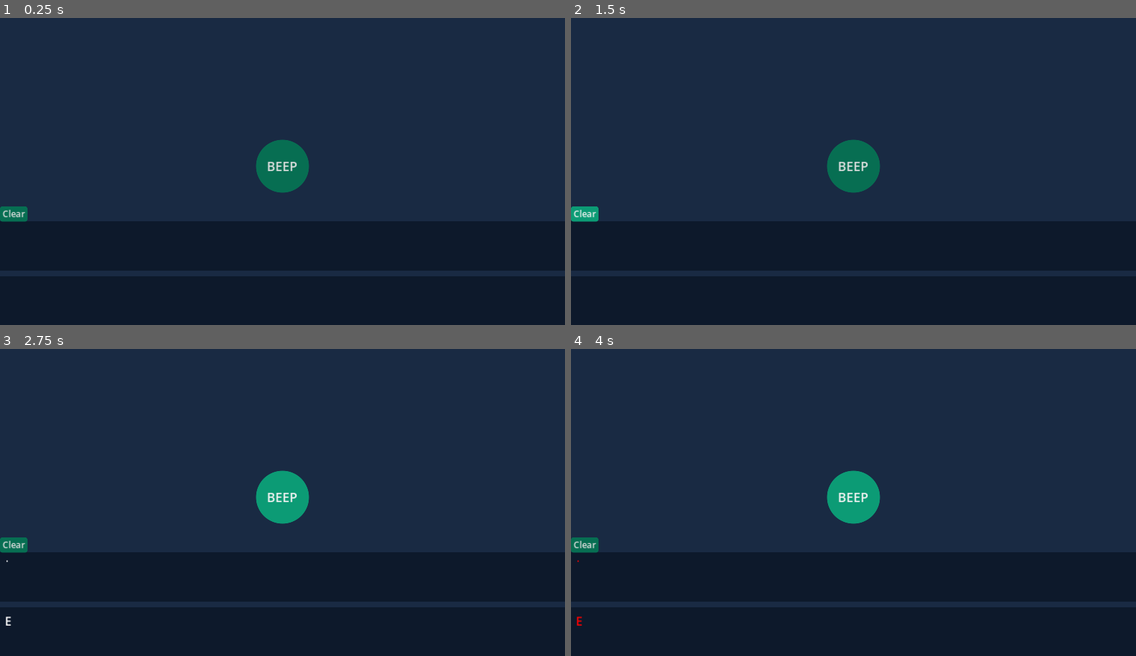
Above: before the commit, frames 1-4 (two rows, left to right).
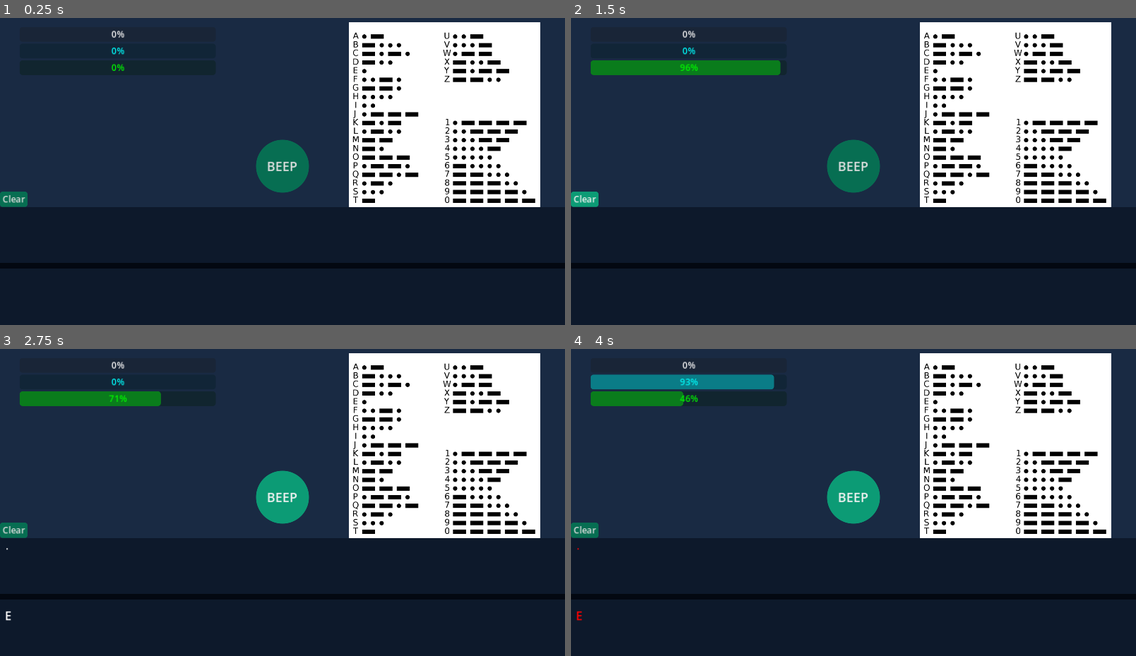
Above: after the commit, the same moments.

Repository: popcar2/MorseCodeSimulator
Game: Godot game, scene res://Scenes/main.tscn
Same seed, same stepped clock (60 frames per second), same inputs: the game is played once before the commit and once after it.
Inputs:
- Up to frame 1 (0.25 s): no input
- Up to frame 2 (1.5 s): click "BEEP" at 0.5 s; click "Clear" at 1.25 s
- Up to frame 3 (2.75 s): click "BEEP" at 2 s
- Up to frame 4 (4 s): click "Clear" at 2.75 s; click "BEEP" at 3.5 s

The runs differ from the first frame. In frame 1, 23% of the frame differs, in the area x 0-100%, y 1-82%; in frame 2, 24%; in frame 3, 24%; in frame 4, 25%, in the area x 0-100%, y 1-91%.

Commit message:
Add progress bars, morse cheat sheet, fixed held bug

Diff:
--- a/Scenes/main.tscn
+++ b/Scenes/main.tscn
@@ -1,11 +1,16 @@
-[gd_scene load_steps=7 format=3 uid="uid://cnufy112kiirt"]
+[gd_scene load_steps=10 format=3 uid="uid://cnufy112kiirt"]
 
 [ext_resource type="Theme" uid="uid://3br2dpdlo6tc" path="res://Themes/DefaultTheme.tres" id="1_1p657"]
 [ext_resource type="Script" path="res://Scripts/morse_controller.gd" id="1_dkpn7"]
 [ext_resource type="PackedScene" uid="uid://bwwmnr8prvcav" path="res://Nodes/morse_button.tscn" id="2_cmave"]
 [ext_resource type="AudioStream" uid="uid://dbdtq58qo4v2f" path="res://SFX/tone.wav" id="2_k2b0h"]
 [ext_resource type="FontFile" uid="uid://bxy4r5jqiib5t" path="res://Fonts/morse.ttf" id="3_vom0s"]
+[ext_resource type="Texture2D" uid="uid://d2uc3s8tggxmr" path="res://Art/Morse Sheet.png" id="4_ds2fy"]
 [ext_resource type="Theme" uid="uid://cf75duugimbj7" path="res://Themes/CircularButton.tres" id="5_lqst7"]
+[ext_resource type="Script" path="res://Scripts/progress_bars.gd" id="8_ig5e7"]
+
+[sub_resource type="StyleBoxFlat" id="StyleBoxFlat_7co60"]
+bg_color = Color(0.0117647, 0.0313726, 0.0666667, 1)
 
 [node name="Control" type="Control"]
 layout_mode = 3
@@ -17,9 +22,11 @@
 theme = ExtResource("1_1p657")
 
 [node name="Morse Controller" type="Node" parent="."]
+unique_name_in_owner = true
 script = ExtResource("1_dkpn7")
 
 [node name="Held Timer" type="Timer" parent="Morse Controller"]
+wait_time = 0.5
 one_shot = true
 
 [node name="Word Timer" type="Timer" parent="Morse Controller"]
@@ -31,6 +38,11 @@
 
 [node name="Morse Audio" type="AudioStreamPlayer" parent="Morse Controller"]
 stream = ExtResource("2_k2b0h")
+
+[node name="Sprite2D" type="Sprite2D" parent="."]
+position = Vector2(906, 306)
+scale = Vector2(0.651502, 0.651502)
+texture = ExtResource("4_ds2fy")
 
 [node name="Morse Button" parent="." instance=ExtResource("2_cmave")]
 unique_name_in_owner = true
@@ -51,34 +63,39 @@
 text = "BEEP"
 icon = null
 
-[node name="HSeparator" type="VSplitContainer" parent="."]
+[node name="PanelContainer" type="PanelContainer" parent="."]
 layout_mode = 1
 anchors_preset = 12
 anchor_top = 1.0
 anchor_right = 1.0
 anchor_bottom = 1.0
-offset_top = -211.0
+offset_top = -241.0
 grow_horizontal = 2
 grow_vertical = 0
-split_offset = 100
+theme_override_styles/panel = SubResource("StyleBoxFlat_7co60")
 
-[node name="Morse Panel" type="Panel" parent="HSeparator"]
+[node name="VSplitContainer" type="VSplitContainer" parent="PanelContainer"]
 layout_mode = 2
 
-[node name="Morse Label" type="RichTextLabel" parent="HSeparator/Morse Panel"]
+[node name="Morse Panel" type="Panel" parent="PanelContainer/VSplitContainer"]
+layout_mode = 2
+size_flags_vertical = 3
+
+[node name="Morse Label" type="RichTextLabel" parent="PanelContainer/VSplitContainer/Morse Panel"]
 unique_name_in_owner = true
 layout_mode = 2
 offset_left = 10.0
-offset_top = 10.0
+offset_top = 15.0
 offset_right = 1152.0
-offset_bottom = 226.0
+offset_bottom = 231.0
 grow_horizontal = 2
 grow_vertical = 2
 theme_override_fonts/normal_font = ExtResource("3_vom0s")
 theme_override_font_sizes/normal_font_size = 24
 bbcode_enabled = true
+fit_content = true
 
-[node name="Reset Button" type="Button" parent="HSeparator/Morse Panel"]
+[node name="Reset Button" type="Button" parent="PanelContainer/VSplitContainer/Morse Panel"]
 unique_name_in_owner = true
 layout_mode = 1
 offset_top = -31.0
@@ -86,17 +103,46 @@
 focus_mode = 0
 text = "Clear"
 
-[node name="Plaintext Panel" type="Panel" parent="HSeparator"]
+[node name="Plaintext Panel" type="Panel" parent="PanelContainer/VSplitContainer"]
 layout_mode = 2
+size_flags_vertical = 3
 
-[node name="Normal Label" type="RichTextLabel" parent="HSeparator/Plaintext Panel"]
+[node name="Normal Label" type="RichTextLabel" parent="PanelContainer/VSplitContainer/Plaintext Panel"]
 unique_name_in_owner = true
 layout_mode = 2
 offset_left = 10.0
-offset_top = 10.0
+offset_top = 15.0
 offset_right = 1152.0
-offset_bottom = 226.0
+offset_bottom = 231.0
 grow_horizontal = 2
 grow_vertical = 2
 theme_override_font_sizes/normal_font_size = 24
 bbcode_enabled = true
+fit_content = true
+
+[node name="ProgressBars" type="Control" parent="."]
+anchors_preset = 0
+offset_right = 40.0
+offset_bottom = 40.0
+script = ExtResource("8_ig5e7")
+
+[node name="VBoxContainer" type="VBoxContainer" parent="ProgressBars"]
+layout_mode = 0
+offset_left = 40.0
+offset_top = 40.0
+offset_right = 440.0
+offset_bottom = 120.0
+
+[node name="LongPressProgressBar" type="ProgressBar" parent="ProgressBars/VBoxContainer"]
+unique_name_in_owner = true
+layout_mode = 2
+
+[node name="LetterProgressBar" type="ProgressBar" parent="ProgressBars/VBoxContainer"]
+unique_name_in_owner = true
+modulate = Color(0, 1, 1, 1)
+layout_mode = 2
+
+[node name="WordProgressBar" type="ProgressBar" parent="ProgressBars/VBoxContainer"]
+unique_name_in_owner = true
+modulate = Color(0, 1, 0, 1)
+layout_mode = 2
--- a/Scripts/morse_controller.gd
+++ b/Scripts/morse_controller.gd
@@ -8,6 +8,8 @@
 @onready var word_timer: Timer = $'Word Timer'
 @onready var letter_timer: Timer = $'Letter Timer'
 @onready var morse_audio: AudioStreamPlayer = $'Morse Audio'
+
+@export var long_press_time: float = 0.15
 
 var is_held: bool = false
 
@@ -40,7 +42,7 @@
 
 	var time_left: float = held_timer.time_left
 	held_timer.stop()
-	if time_left > 0.85:
+	if time_left > held_timer.wait_time - long_press_time:
 		morse_label.text += 'E'
 	else:
 		morse_label.text += 'T'
@@ -58,10 +60,9 @@
 func _on_letter_timer_timeout():
 	if is_held:
 		_on_morse_button_up()
-	else:
-		morse_label.text += ' '
-		morse_label.text = HelperFunctions.strip_bbcode(morse_label.text)
-		normal_label.text = HelperFunctions.strip_bbcode(normal_label.text)
+	morse_label.text += ' '
+	morse_label.text = HelperFunctions.strip_bbcode(morse_label.text)
+	normal_label.text = HelperFunctions.strip_bbcode(normal_label.text)
 
 func reset_label():
 	morse_label.text = ''
--- /dev/null
+++ b/Scripts/progress_bars.gd
@@ -0,0 +1,46 @@
+extends Control
+
+@onready var morse_button: Button = %'Morse Button'
+@onready var long_press_progressbar: ProgressBar = %'LongPressProgressBar'
+@onready var letter_progressbar: ProgressBar = %'LetterProgressBar'
+@onready var word_progressbar: ProgressBar = %'WordProgressBar'
+
+@onready var morse_controller: Node = %'Morse Controller'
+@onready var long_press_time: float = morse_controller.long_press_time
+@onready var letter_time: float = morse_controller.letter_timer.wait_time
+@onready var word_time: float = morse_controller.word_timer.wait_time
+
+var tweens: Array[Tween]
+
+func _ready():
+	morse_button.connect("button_down", _on_morse_button_down)
+	morse_button.connect("button_up", _on_morse_button_up)
+	tweens.resize(3)
+
+func _on_morse_button_down():
+	begin_tween(long_press_progressbar, 0, Color.RED, long_press_time)
+	begin_tween(letter_progressbar, 1, Color.WHITE, letter_time, true)
+	begin_tween(word_progressbar, 2, Color.WHITE, word_time, true)
+
+func _on_morse_button_up():
+	end_tween(long_press_progressbar, 0, Color.WHITE)
+
+func begin_tween(progressbar: ProgressBar, idx: int, color: Color, time: float, reset: bool = false):
+	if tweens[idx] and tweens[idx].is_running():
+		tweens[idx].kill()
+
+	progressbar.value = 0
+	tweens[idx] = create_tween()
+	await tweens[idx].tween_property(progressbar, "value", 100, time).finished
+	if reset:
+		progressbar.value = 0
+	else:
+		if progressbar.value == 100:
+			progressbar.modulate = color
+
+func end_tween(progressbar: ProgressBar, idx: int, end_color: Color):
+	progressbar.modulate = end_color
+	if tweens[idx] and tweens[idx].is_running():
+		tweens[idx].kill()
+
+	long_press_progressbar.value = 0
Binary file added: Art/Morse Sheet.png
Not shown, added: Art/Morse Sheet.png.import
